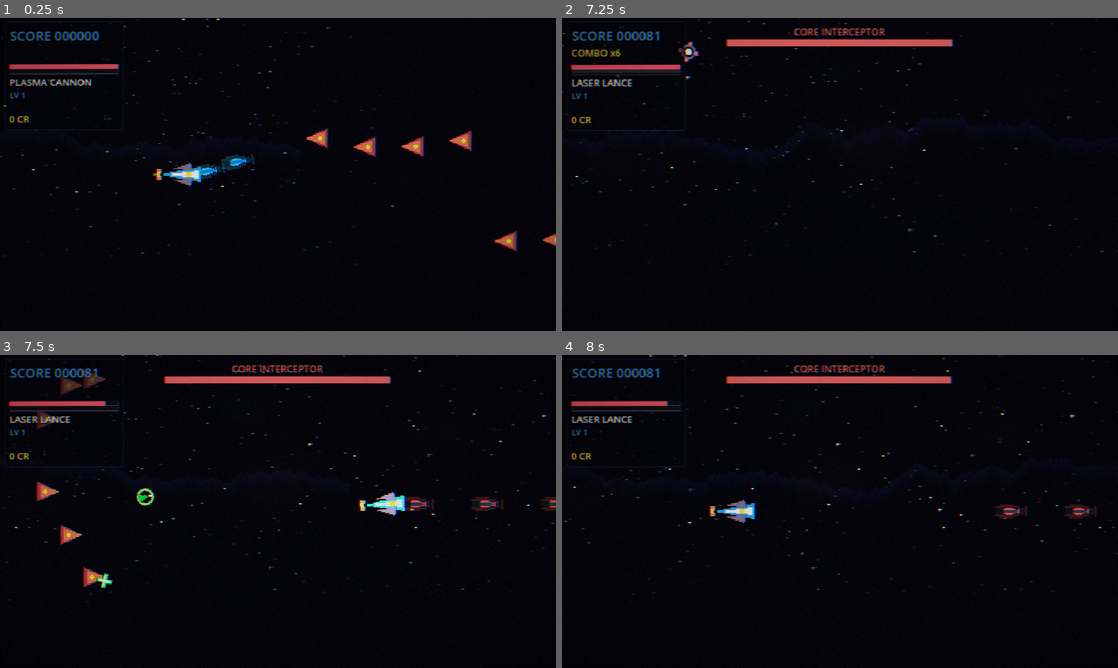
Above: before the commit, frames 1-4 (two rows, left to right).
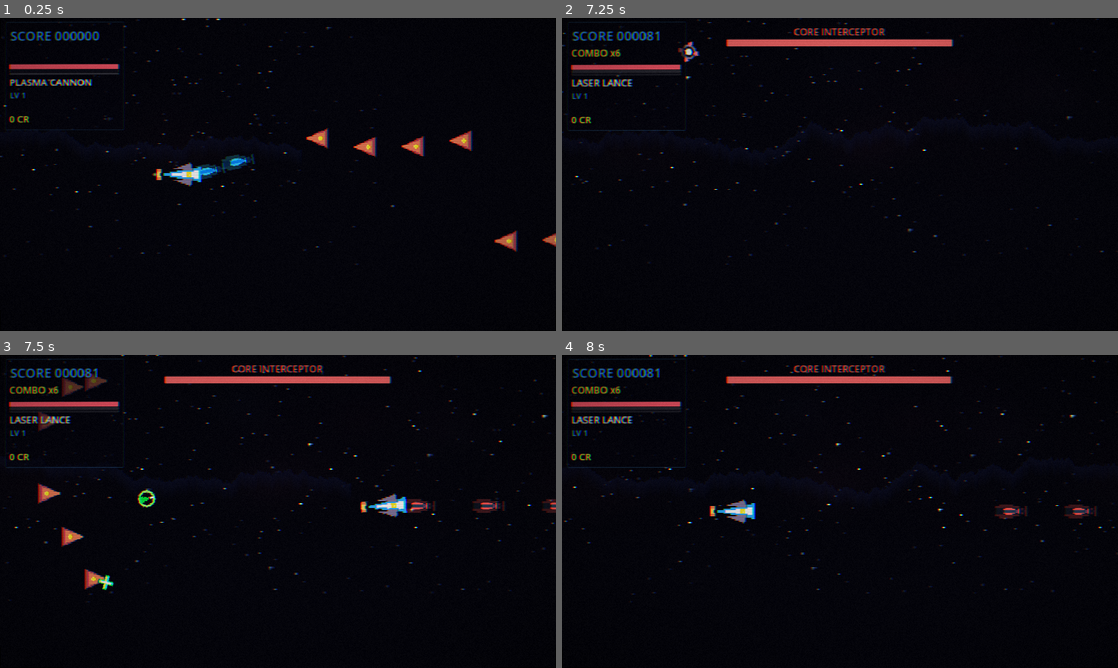
Above: after the commit, the same moments.

Repository: drsamonline/neon-velocity
Game: Godot game, scene res://scenes/TestRunner.tscn
Same seed, same stepped clock (60 frames per second), same inputs: the game is played once before the commit and once after it. This scene is started directly instead of the project's main scene.
Inputs (mouse positions are in pixels of both pictures, inside the frame that each line leads up to):
- Up to frame 1 (0.25 s): no input
- Up to frame 2 (7.25 s): tap Enter at 0.5 s; move the mouse to (962, 158) at 0.52 s; hold D (move_right) 0.53-1.25 s; tap Space (dash) at 0.6, 5.1 s; click (962, 158) at 0.67 s; drag from (728, 190) to (973, 89) at 1.27 s; move the mouse to (895, 105) at 2.02 s; hold D (move_right) 2.03-2.75 s; tap E (weapon_next) at 2.1, 6.6 s; drag from (812, 237) to (600, 321) at 2.77 s; move the mouse to (1006, 221) at 3.52 s; hold A (move_left) 3.53-4.25 s; tap 1 at 3.6 s; drag from (673, 127) to (1051, 277) at 4.27 s; move the mouse to (867, 174) at 5.02 s; hold S (move_down) 5.03-5.75 s; click (867, 174) at 5.17 s; drag from (756, 96) to (973, 146) at 5.77 s; move the mouse to (962, 158) at 6.52 s; hold W (move_up) from 6.53 s (still down)
- Up to frame 3 (7.5 s): release W (move_up) at 7.25 s; drag from (166, 527) to (127, 389) at 7.27 s
- Up to frame 4 (8 s): no input

Frames 1-2 are identical in both runs. In frame 3, 2.6% of the frame differs, in the area x 1-100%, y 0-77%; in frame 4, 0.7%.

Commit message:
test: make the damage check state-independent (fixes the red build)
The check was "health went down after a 12-point hit". That only holds while the
player holds no shield: take_damage absorbs into the shield first, and a shield
powerup can be picked up during the 7-second automated run earlier in the test. So
the check was a coin-flip, and it failed in CI on 2026-10-26 (run 40301794539,
"player did not take damage", 1 of 32) while passing six times in a row locally.

Reproduced, not guessed: injecting add_shield(20) before the old check makes it
fail with exactly the CI message; the new check passes in that same state.

The invariant that always holds is that a 12-point hit costs 12 points of
EFFECTIVE health (health + shield), wherever those points live. i-frames from a
hit taken during the run would also swallow the blow, so any active invulnerability
is waited out first - the same wait the killing blow already used.

Checked to bite: with take_damage mutated to a no-op the new check fails
("health + shield unchanged: 120 -> 120"), alongside the two death checks.
Smoke test 32/32, six consecutive runs green; soak test green.

Diff:
--- a/scripts/tools/test_runner.gd
+++ b/scripts/tools/test_runner.gd
@@ -118,9 +118,23 @@
 	_check(boss_found, "boss did not spawn on chunk 4")
 
 	# --- damage and death ---------------------------------------------
-	var health_before := int(player_node.get("health"))
+	# This check used to be "health went down", and that is only true while the
+	# player holds NO shield: take_damage absorbs into the shield first, and a
+	# shield powerup can be picked up during the 7-second run above. So the check
+	# was a coin-flip that failed roughly whenever a shield was collected — it
+	# failed in CI on 2026-10-26 (run 40301794539) and passed six times in a row
+	# locally, which is the signature of a flaky assertion, not a broken game.
+	# The invariant that always holds is that a 12-point hit costs 12 points of
+	# EFFECTIVE health, wherever those points live. i-frames from a hit taken
+	# during the run would swallow the blow too, so let any active invulnerability
+	# expire first — the same wait the killing blow below already does.
+	for i in 60:
+		await get_tree().physics_frame
+	var effective_before := int(player_node.get("health")) + int(player_node.get("shield"))
 	player_node.call("take_damage", 12)
-	_check(int(player_node.get("health")) < health_before, "player did not take damage")
+	var effective_after := int(player_node.get("health")) + int(player_node.get("shield"))
+	_check(effective_after < effective_before,
+		"player did not take damage (health + shield unchanged: %d -> %d)" % [effective_before, effective_after])
 
 	# Let the post-hit invulnerability window expire before the killing blow.
 	for i in 60:
